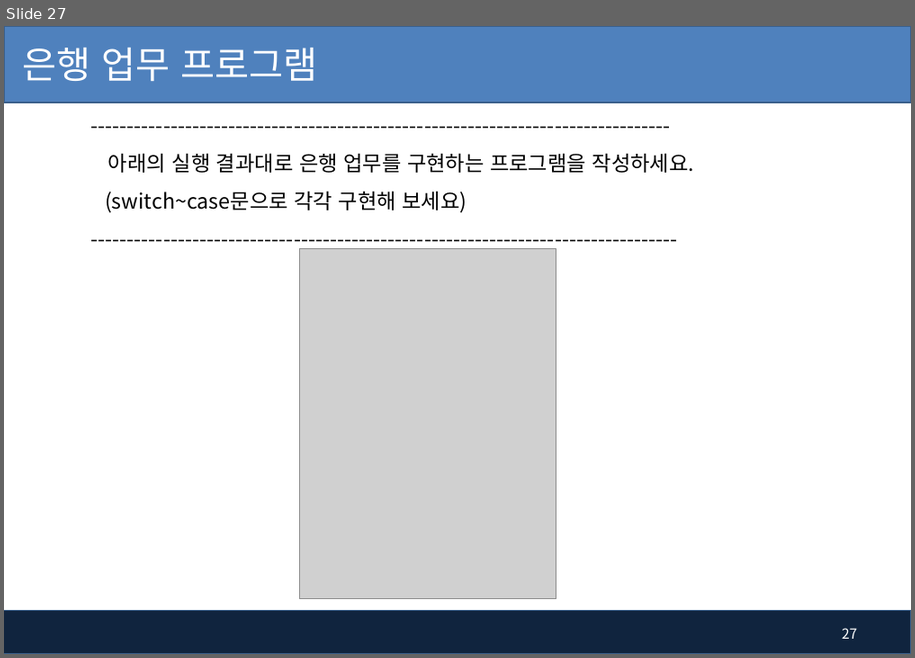
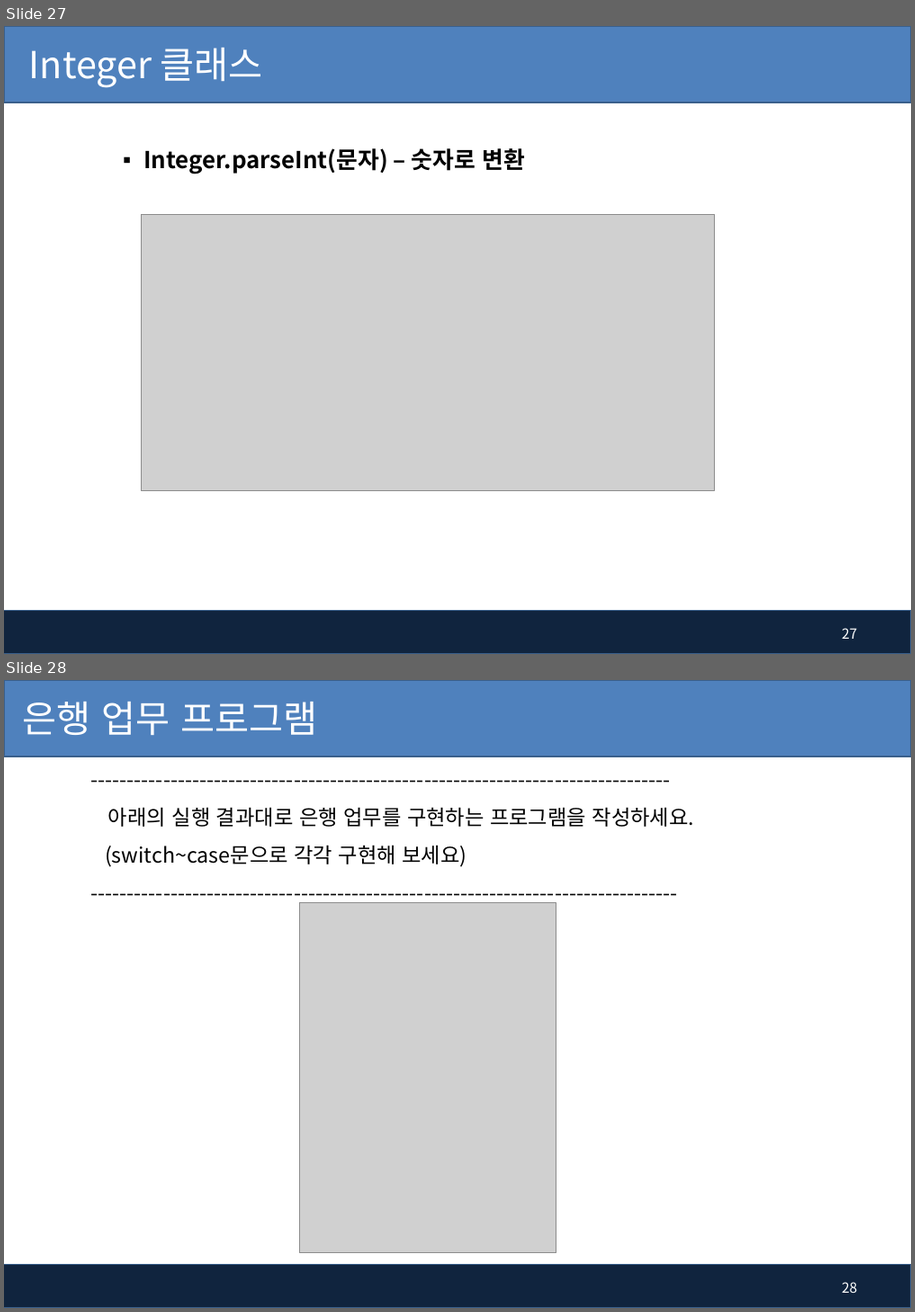
Before and after one commit to pshho/ngreen_project, a slide deck: javaWorks/자료/java_ppt/3장-제어문(조건, 반복).pptx. Shown one above the other, each under a label of ours: slide 27 before the commit, slides 27 and 28 after it. The pictures are 915x658 and 915x1312 pixels, drawn with LibreOffice and Linux fonts; fonts in the diff are those of the drawing; grey boxes stand for pictures; background and template pictures are left out. Boxes give left, top, right and bottom in pixels: in the first picture for what was removed or moved away, otherwise in the second. Text is boxed around its words. In the diff, an @@ line names an element or a change of style, - is before the commit and + after.

```diff
--- a/javaWorks/자료/java_ppt/3장-제어문(조건, 반복).pptx
+++ b/javaWorks/자료/java_ppt/3장-제어문(조건, 반복).pptx
@@ slide 27 added at (4,26,911,654), background #FFFFFF; not listed: 2 template elements that a slide beside it also shows @@
@@ title added at (29,48,263,87), 32 pt, text #FFFFFF @@
+Integer 클래스
@@ text added at (144,148,525,174), 20 pt, text #000000, bold @@
+▪ Integer.parseInt(문자) – 숫자로 변환
@@ picture added at (142,214,715,490) @@
@@ page number added at (842,628,857,639), 12 pt, text #FFFFFF @@
+27
@@ what was slide 27 is now slide 28 @@
@@ page number at (842,1282,857,1293): text changed @@
-27
+28
```
Also in this commit, not shown: 3 slides changed, 27 other files.
